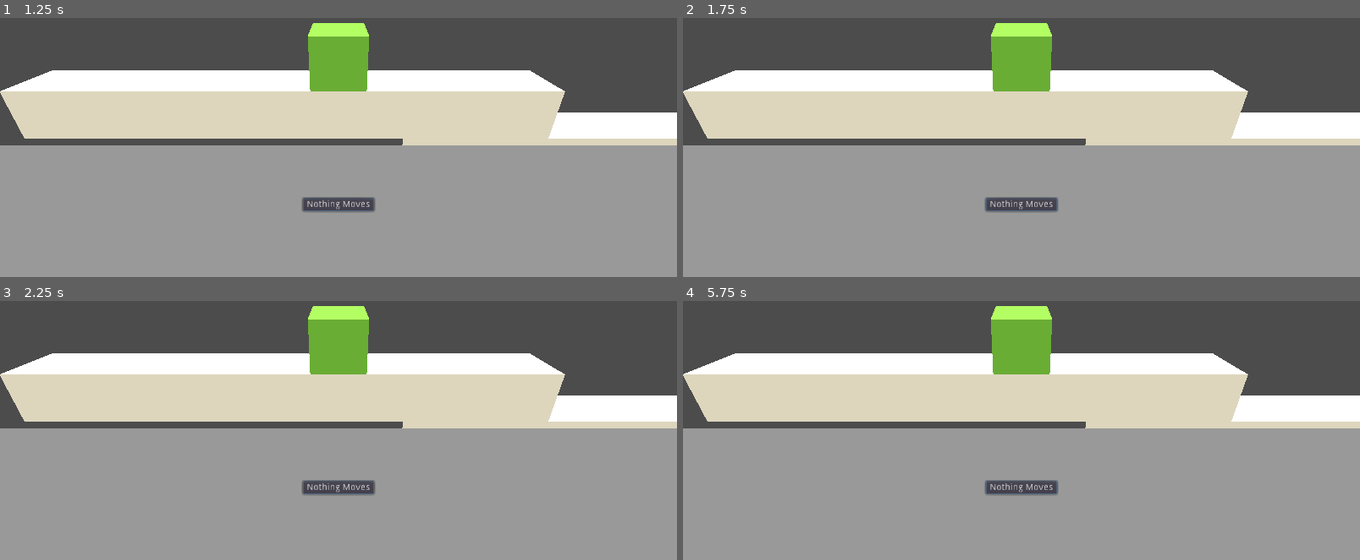
Above: before the commit, frames 1-4 (two rows, left to right).
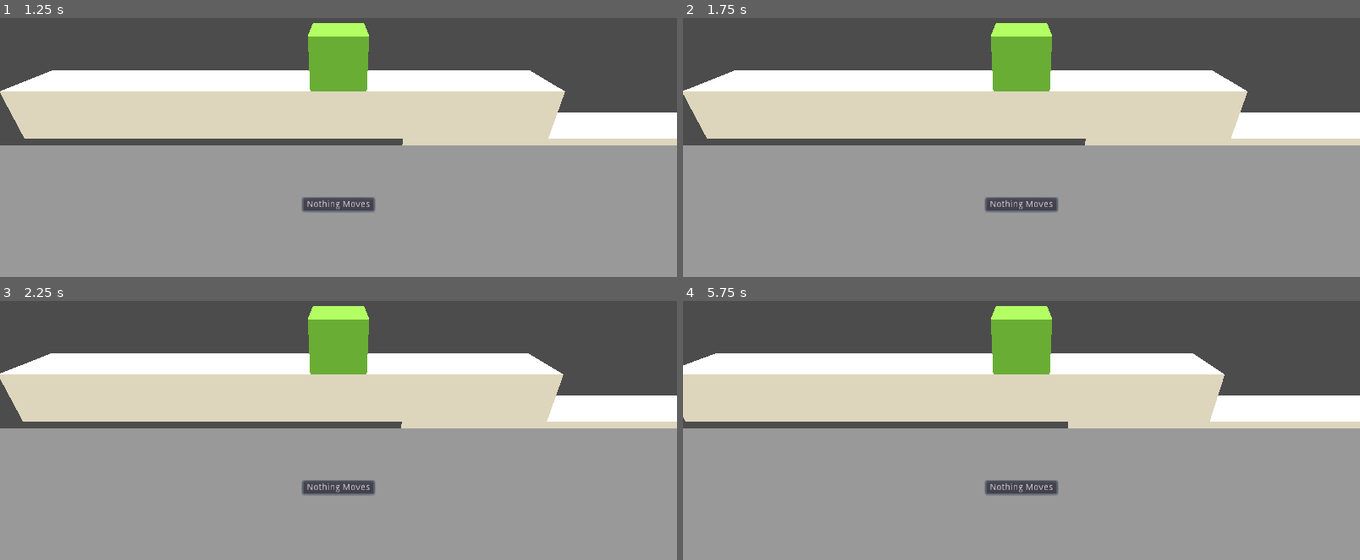
Above: after the commit, the same moments.

Repository: adngdb/ldjam45
Game: Godot game, scene res://Scenes/Main.tscn
Two runs of this game, one before a commit and one after it. Both use one fixed random seed, a clock stepped at 60 frames per second and the inputs below.
Inputs:
- Up to frame 1 (1.25 s): click "Nothing Moves" at 0.5 s
- Up to frame 2 (1.75 s): click "Nothing Moves" at 1.25 s
- Up to frame 3 (2.25 s): click "Nothing Moves" at 2 s
- Up to frame 4 (5.75 s): tap Enter at 2.75 s

Frame 1 is identical in both runs. In frame 2, less than 0.1% of the frame differs, in the area x 0-84%, y 20-49%; in frame 3, 0.1%; in frame 4, 1.4%, in the area x 0-84%, y 20-50%.

Commit message:
Enable toggling moving state.

Diff:
--- a/Scenes/ControlDragDropHorizontal.tscn
+++ b/Scenes/ControlDragDropHorizontal.tscn
@@ -1,7 +1,6 @@
 [gd_scene load_steps=3 format=2]
 
 [ext_resource path="res://Scripts/NothingMovesButton.gd" type="Script" id=1]
-
 
 [sub_resource type="StyleBoxFlat" id=1]
 
--- a/Scripts/NothingMovesButton.gd
+++ b/Scripts/NothingMovesButton.gd
@@ -1,4 +1,4 @@
 extends Button
 
 func _ready():
-	self.connect("pressed", State, "select_rule", [State.NOTHING_MOVES])
+	self.connect("pressed", State, "toggle_rule", [State.NOTHING_MOVES])
--- a/Scripts/State.gd
+++ b/Scripts/State.gd
@@ -7,5 +7,16 @@
 var rules_available = [NOTHING_MOVES]
 var rules_active = []
 
-func select_rule(rule):
-	rules_active = [rule]
+func toggle_rule(rule):
+	if rules_active.has(rule):
+		self.deactivate_rule(rule)
+	else:
+		self.activate_rule(rule)
+
+func activate_rule(rule):
+	if not rules_active.has(rule):
+		rules_active.append(rule)
+
+func deactivate_rule(rule):
+	if rules_active.has(rule):
+		rules_active.remove(rules_active.find(rule))
